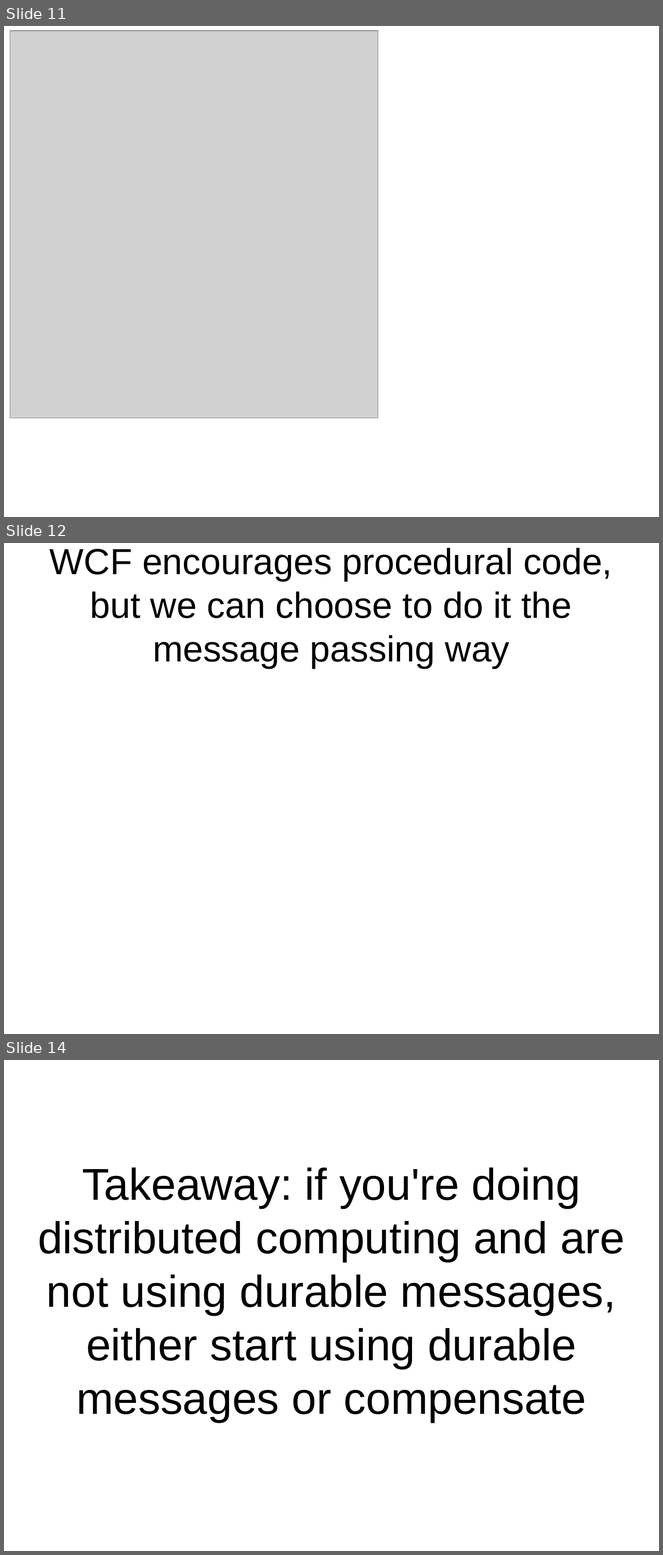
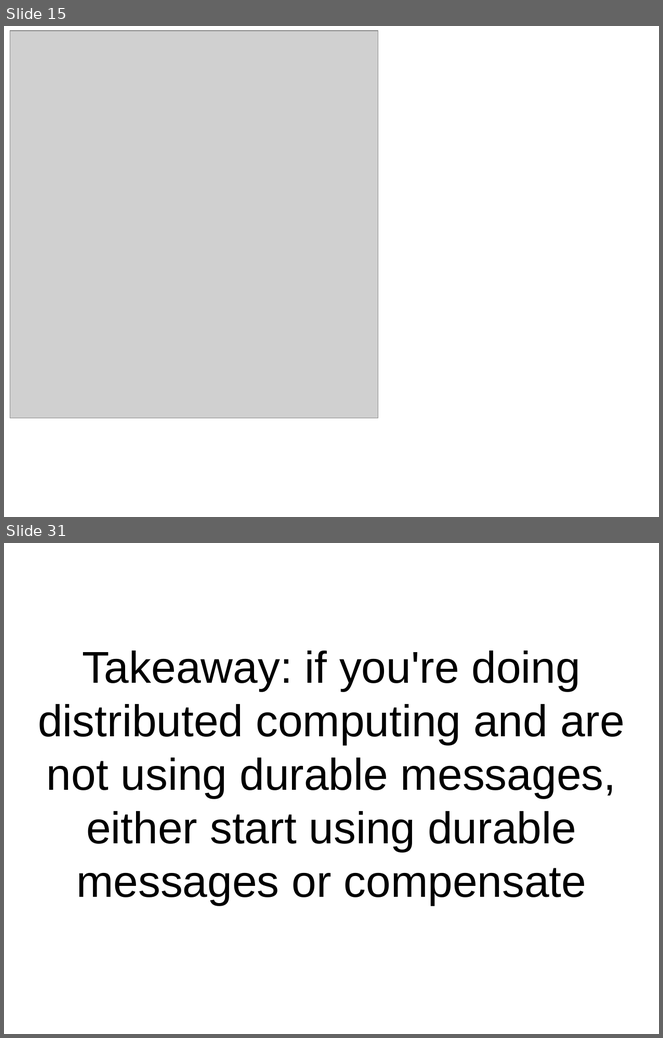
Before and after one commit to pseale/presentation-message-passing, a slide deck: message-passing.odp. Shown one above the other, each under a label of ours: slides 11, 12 and 14 before the commit, slides 15 and 31 after it; the slides between them are not shown. The pictures are 663x1555 and 663x1038 pixels, drawn with LibreOffice and Linux fonts; fonts in the diff are those of the drawing; grey boxes stand for pictures. Boxes give left, top, right and bottom in pixels: in the first picture for what was removed or moved away, otherwise in the second. Text is boxed around its words. In the diff, an @@ line names an element or a change of style, - is before the commit and + after.

Commit message:
add message passing demo and update slides

```diff
--- a/message-passing.odp
+++ b/message-passing.odp
@@ slide 12 removed at box(4, 543, 659, 1034), background #FFFFFF @@
@@ title removed at box(50, 548, 613, 668) @@
-WCF encourages procedural code, but we can choose to do it the message passing way
@@ what was slide 11 is now slide 15 @@
@@ what was slide 14 is now slide 31 @@
```
Also in this commit, not shown: 4 slides changed, 18 slides added, 5 other files.
